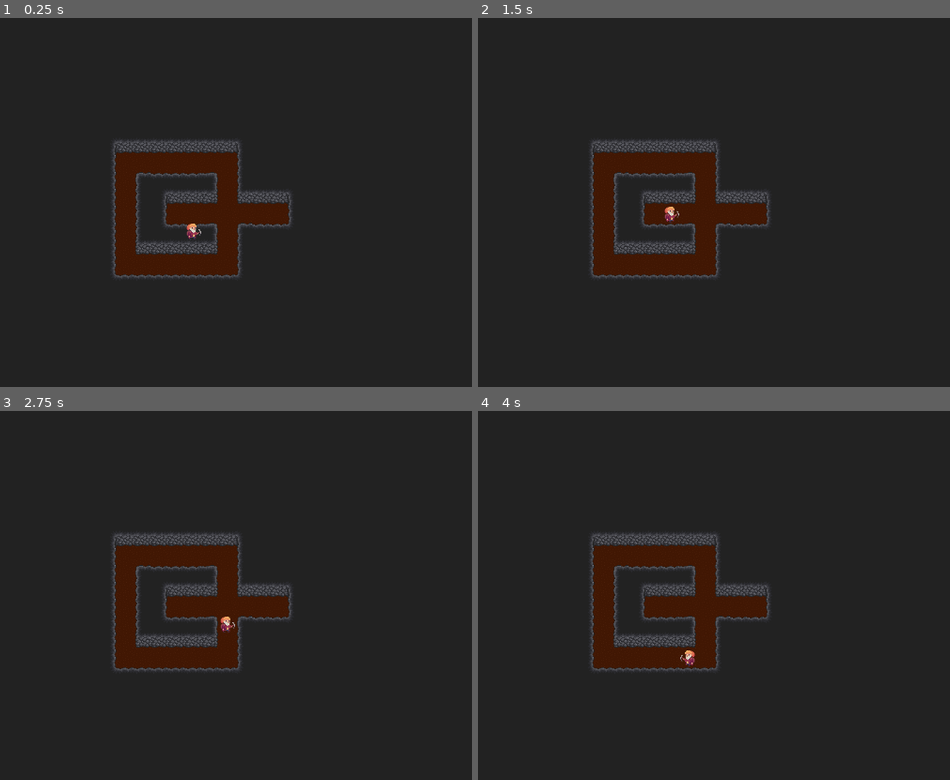
Above: before the commit, frames 1-4 (two rows, left to right).
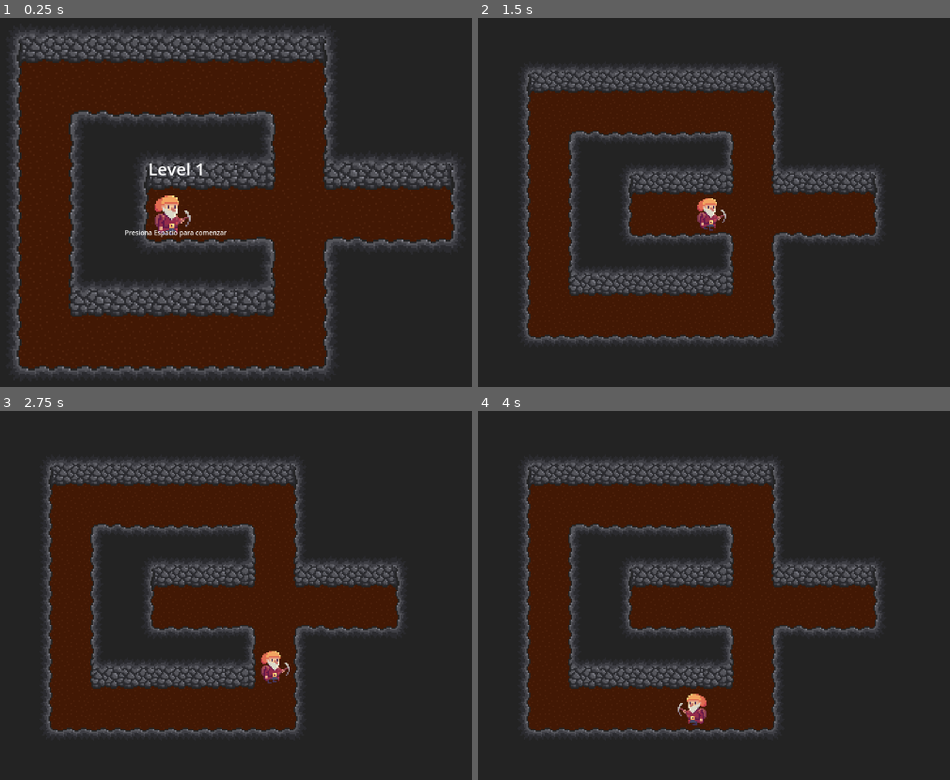
Above: after the commit, the same moments.

Repository: alejogrillor02/matcomGameFestivalProject
Game: Godot game, scene res://scenes/game.tscn
The game is run twice, just before and just after one commit, with the same random seed, the same clock (stepped at 60 frames per second) and the same inputs.
Inputs:
- Up to frame 1 (0.25 s): no input
- Up to frame 2 (1.5 s): tap Space at 0.5 s; tap Enter (ui_accept) at 0.6, 0.77, 1.07, 1.35 s
- Up to frame 3 (2.75 s): tap Enter (ui_accept) at 1.52, 1.82, 2.1 s
- Up to frame 4 (4 s): tap Enter (ui_accept) at 2.85, 3.02, 3.32, 3.6, 3.77 s

The runs differ from the first frame. In frame 1, 53% of the frame differs, in the area x 2-98%, y 3-98%; in frame 2, 35%; in frame 3, 35%; in frame 4, 35%.

Commit message:
Camera & shit

Diff:
--- a/project.godot
+++ b/project.godot
@@ -15,18 +15,10 @@
 config/features=PackedStringArray("4.4", "Mobile")
 config/icon="uid://gdqpm5b2p0h"
 
-[input]
-
-move_left_click={
-"deadzone": 0.5,
-"events": [Object(InputEventMouseButton,"resource_local_to_scene":false,"resource_name":"","device":-1,"window_id":0,"alt_pressed":false,"shift_pressed":false,"ctrl_pressed":false,"meta_pressed":false,"button_mask":0,"position":Vector2(0, 0),"global_position":Vector2(0, 0),"factor":1.0,"button_index":1,"canceled":false,"pressed":false,"double_click":false,"script":null)
-]
-}
-
 [rendering]
 
 textures/canvas_textures/default_texture_filter=0
 renderer/rendering_method="gl_compatibility"
 renderer/rendering_method.mobile="gl_compatibility"
-viewport/hdr_2d=true
 environment/defaults/default_clear_color=Color(0.137255, 0.137255, 0.137255, 1)
+2d/snap/snap_2d_transforms_to_pixel=true
--- a/scenes/game.tscn
+++ b/scenes/game.tscn
@@ -1,7 +1,14 @@
-[gd_scene load_steps=5 format=3 uid="uid://cy28o727ksiaq"]
+[gd_scene load_steps=8 format=3 uid="uid://cy28o727ksiaq"]
 
 [ext_resource type="Texture2D" uid="uid://bvluu63jirxfb" path="res://assets/tileset_background.png" id="1_uwrxv"]
 [ext_resource type="Script" uid="uid://1pm4wy2tbxuh" path="res://scenes/scripts/game.gd" id="1_yqjtg"]
+[ext_resource type="PackedScene" uid="uid://oke1qa0grqi8" path="res://scenes/dwarf.tscn" id="3_lnu2h"]
+
+[sub_resource type="LabelSettings" id="LabelSettings_lnu2h"]
+font_size = 26
+
+[sub_resource type="LabelSettings" id="LabelSettings_lbhrr"]
+font_size = 10
 
 [sub_resource type="TileSetAtlasSource" id="TileSetAtlasSource_yqjtg"]
 texture = ExtResource("1_uwrxv")
@@ -40,15 +47,60 @@
 [node name="Game" type="Node2D"]
 script = ExtResource("1_yqjtg")
 
+[node name="MoveTimer" type="Timer" parent="."]
+wait_time = 0.4
+
+[node name="Camera2D" type="Camera2D" parent="."]
+position = Vector2(3, 0)
+zoom = Vector2(2.5, 2.5)
+
+[node name="CanvasLayer" type="CanvasLayer" parent="."]
+
+[node name="TitleText" type="Label" parent="CanvasLayer"]
+anchors_preset = 8
+anchor_left = 0.5
+anchor_top = 0.5
+anchor_right = 0.5
+anchor_bottom = 0.5
+offset_left = -111.5
+offset_top = -87.0
+offset_right = 111.5
+offset_bottom = -51.0
+grow_horizontal = 2
+grow_vertical = 2
+size_flags_horizontal = 4
+text = "Level 1"
+label_settings = SubResource("LabelSettings_lnu2h")
+horizontal_alignment = 1
+vertical_alignment = 1
+autowrap_mode = 2
+
+[node name="PressSpaceText" type="Label" parent="CanvasLayer"]
+anchors_preset = 8
+anchor_left = 0.5
+anchor_top = 0.5
+anchor_right = 0.5
+anchor_bottom = 0.5
+offset_left = -83.0
+offset_top = 22.0
+offset_right = 83.0
+offset_bottom = 37.0
+grow_horizontal = 2
+grow_vertical = 2
+size_flags_horizontal = 4
+text = "Presiona Espacio para comenzar"
+label_settings = SubResource("LabelSettings_lbhrr")
+horizontal_alignment = 1
+vertical_alignment = 1
+autowrap_mode = 2
+
 [node name="TileMap" type="TileMap" parent="."]
 position = Vector2(-13, -13)
 tile_set = SubResource("TileSet_lnu2h")
 format = 2
 layer_0/tile_data = PackedInt32Array(0, 65536, 1, 1, 65536, 1, 3, 65536, 1, -65533, 65536, 1, -131069, 65536, 1, -19660 …(1464 unchanged characters)…
 
-[node name="MoveTimer" type="Timer" parent="."]
-wait_time = 0.4
-
-[node name="Camera2D" type="Camera2D" parent="."]
+[node name="Dwarf" parent="." instance=ExtResource("3_lnu2h")]
+metadata/direction = "\"E\""
 
 [connection signal="timeout" from="MoveTimer" to="." method="_on_move_timer_timeout"]
--- a/scenes/scripts/game.gd
+++ b/scenes/scripts/game.gd
@@ -2,7 +2,12 @@
 
 @onready var tile_map: TileMap = $TileMap
 @onready var move_timer: Timer = $MoveTimer
-@onready var dwarf_instance: Node2D = null  # Guardaremos la instancia del enano aquí
+@onready var dwarf_instance: Node2D = $Dwarf # Guardaremos la instancia del enano aquí
+@onready var camera = $Camera2D
+@onready var title_text = $CanvasLayer/TitleText
+@onready var press_space_text = $CanvasLayer/PressSpaceText
+
+
 
 var dirs = {
 	"N": Vector2i(0, 1),
@@ -11,15 +16,16 @@
 	"W": Vector2i(-1, 0)
 }
 
-var dwarf_pos = Vector2i(5, 5)
+var dwarf_pos: Vector2i
 var dwarf_dir = "E"
 
 var grid: Array = []
+var game_started = false
 
 
 func _ready() -> void:
-	# Crear instancia del enano en la posición inicial
-	spawn_dwarf_at_start()
+	# Determinar posición inicial basada en la posición del nodo
+	dwarf_pos = local_to_used_rect(dwarf_instance.position + Vector2(13, 13))
 
 	# Preparar el Grid
 	for y in tile_map.get_used_rect().size.y:
@@ -37,28 +43,29 @@
 			else:
 				grid[y].append(1)
 
-	$MoveTimer.start()
+
+func _process(_delta):
+
+	if not game_started and Input.is_action_just_pressed("ui_accept"):
+		game_started = true
+		$MoveTimer.start()
+		$CanvasLayer.hide()
+
+		# Inicia la animación de alejamiento de la cámara
+		var tween = create_tween()
+		tween.tween_property(camera, "zoom", Vector2(2, 2), 1.0).set_ease(Tween.EASE_OUT).set_trans(Tween.TRANS_QUAD)
 
 
-func spawn_dwarf_at_start():
-	# Cargar la escena del enano
-	var dwarf_scene = preload("res://scenes/dwarf.tscn")
-	dwarf_instance = dwarf_scene.instantiate()
-	add_child(dwarf_instance)
 
-	# Posicionar el enano en su posición inicial
-	var tile_center = used_rect_to_local(dwarf_pos) - Vector2(13, 13)
-	dwarf_instance.position = tile_center
+func local_to_used_rect(pixel_pos: Vector2) -> Vector2i:
+	# Convertir posición en píxeles a coordenadas del used_rect
+	var tile_pos = tile_map.local_to_map(pixel_pos)
+	var used_rect = tile_map.get_used_rect()
+	return Vector2i(
+		tile_pos.x - used_rect.position.x,
+		tile_pos.y - used_rect.position.y
+	)
 
-	# Configurar la animación inicial
-	var animated_sprite = dwarf_instance.get_node("AnimatedSprite2D")
-	animated_sprite.play("walk")
-
-	# Configurar flip horizontal según dirección inicial
-	if dwarf_dir == "E":
-		animated_sprite.flip_h = false
-	else:
-		animated_sprite.flip_h = true
 
 func used_rect_to_local(pos: Vector2i):
 	var used_rect = tile_map.get_used_rect()
